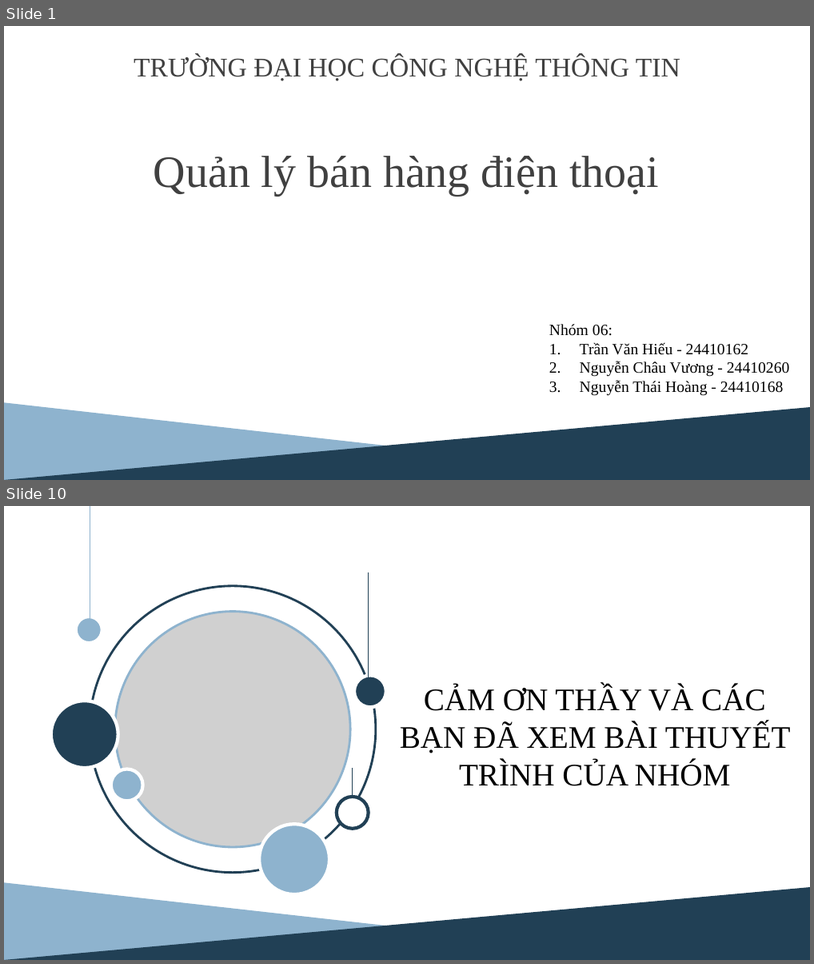
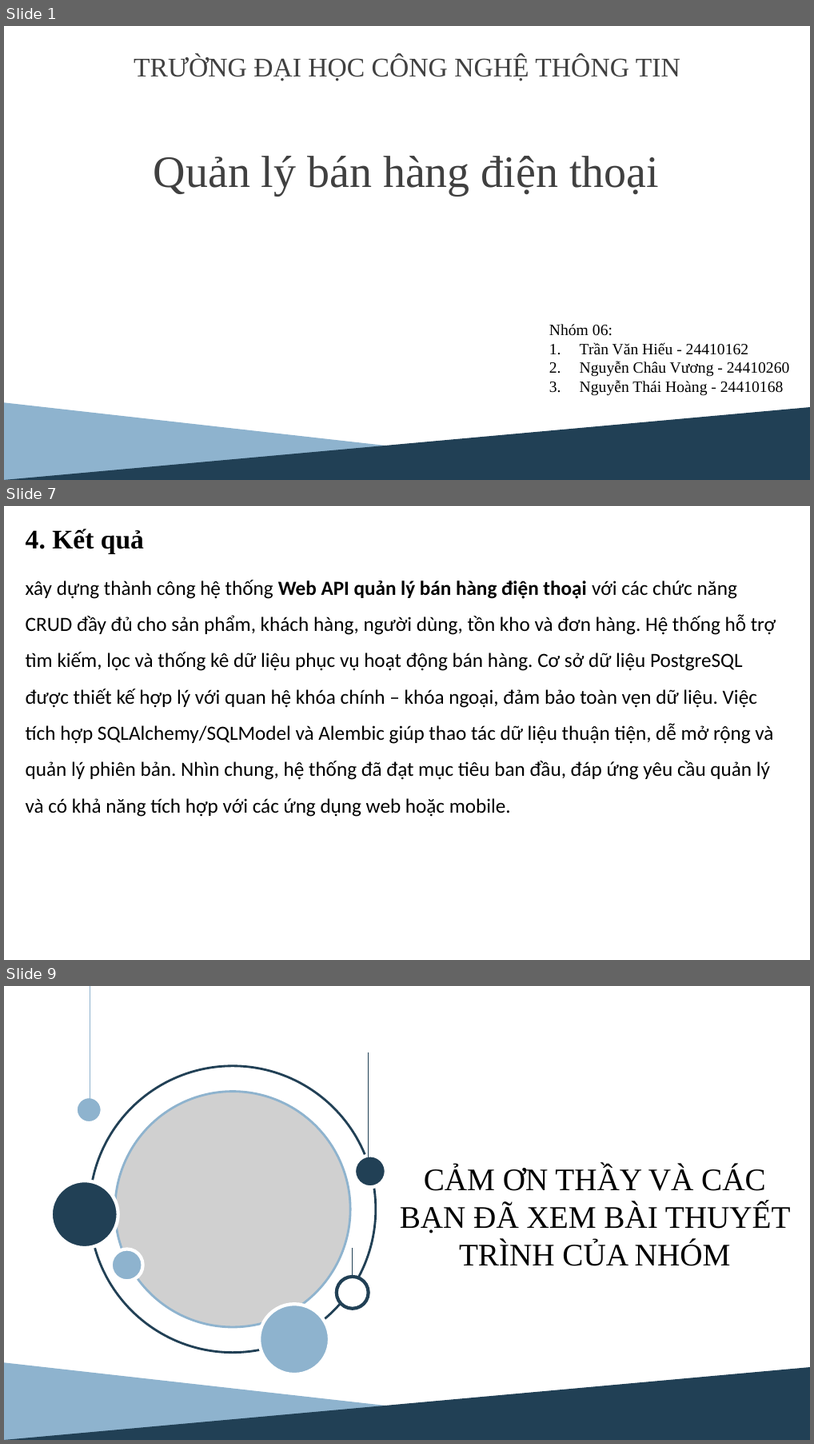
Before and after one commit to googlemap2/doan_python, a slide deck: baocao/slide_bao_cao.pptx. Shown one above the other, each under a label of ours: slides 1 and 10 before the commit, slides 1, 7 and 9 after it; the slides between them are not shown. The pictures are 814x964 and 814x1444 pixels, drawn with LibreOffice and Linux fonts; fonts in the diff are those of the drawing; grey boxes stand for pictures. Boxes give left, top, right and bottom in pixels: in the first picture for what was removed or moved away, otherwise in the second. Text is boxed around its words. In the diff, an @@ line names an element or a change of style, - is before the commit and + after.

```diff
--- a/baocao/slide_bao_cao.pptx
+++ b/baocao/slide_bao_cao.pptx
@@ slide 7 added at [4, 506, 810, 960], background #FFFFFF @@
@@ text added at [26, 528, 144, 553], 24 pt, text #000000, bold @@
+4. Kết quả
@@ text added at [26, 580, 776, 816], 18 pt, text #000000 @@
+xây dựng thành công hệ thống Web API quản lý bán hàng điện thoại với các chức năng CRUD đầy đủ cho sản phẩm, khách hàng, người dùng, tồn kho và đơn hàng. Hệ thống hỗ trợ tìm kiếm, lọc và thống kê dữ liệu phục vụ hoạt động bán hàng. Cơ sở dữ liệu PostgreSQL được thiết kế hợp lý với quan hệ khóa chính – khóa ngoại, đảm bảo toàn vẹn dữ liệu. Việc tích hợp SQLAlchemy/SQLModel và Alembic giúp thao tác dữ liệu thuận tiện, dễ mở rộng và quản lý phiên bản. Nhìn chung, hệ thống đã đạt mục tiêu ban đầu, đáp ứng yêu cầu quản lý và có khả năng tích hợp với các ứng dụng web hoặc mobile.
@@ what was slide 10 is now slide 9 @@
```
Also in this commit, not shown: 3 slides changed, 3 other slides added, 5 slides removed, 3 other files.
